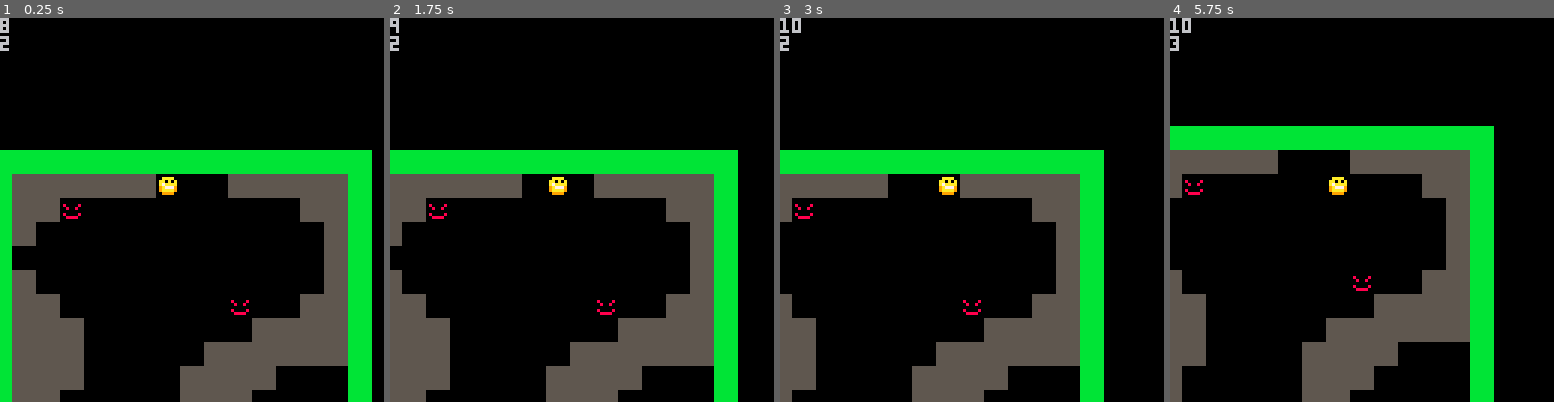
Above: before the commit, frames 1-4 (left to right).
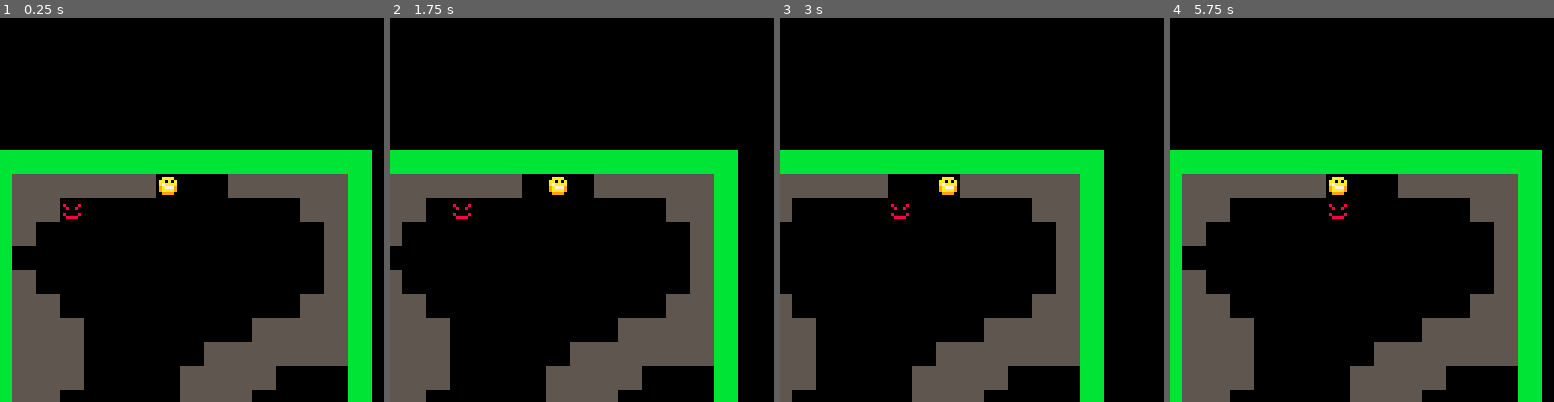
Above: after the commit, the same moments.

Repository: Bcribb/pico-rogue
Game: PICO-8 cartridge src/rogue.p8
Two runs of this game, one before a commit and one after it. Both use one fixed random seed, a clock stepped at 60 frames per second and the inputs below.
Inputs:
- Up to frame 1 (0.25 s): no input
- Up to frame 2 (1.75 s): hold Right from 1.6 s (still down)
- Up to frame 3 (3 s): release Right at 2.1 s; hold Up 2.15-2.42 s; hold Right from 2.47 s (still down)
- Up to frame 4 (5.75 s): release Right at 3.03 s; hold Left 3.08-3.58 s; hold Down 3.63-3.97 s; hold Right 4.02-4.68 s; hold Up 4.73-5.03 s; hold Left 5.08-5.68 s; hold Down from 5.73 s (still down)

The runs differ from the first frame. In frame 1, 0.2% of the frame differs, in the area x 0-65%, y 0-78%; in frame 2, 0.3%; in frame 3, 0.4%; in frame 4, 42%, in the area x 0-97%, y 0-100%.

Commit message:
Added enemy pathfinding

Diff:
--- a/src/rogue.p8
+++ b/src/rogue.p8
@@ -4,7 +4,7 @@
 -- constants
 
 -- tools
-debug = true
+debug = false
 disable_render = false
 
 -- map
@@ -32,6 +32,9 @@
 plyr_tile_off_x = 8
 plyr_tile_off_y = 8
 
+-- npc
+leash = 5
+
 -- art
 plyr_spr = 4
 enmy_spr = 20
@@ -46,7 +49,11 @@
 objs = {}
 
 -- units
+npcs = {}
 plyr = {}
+
+-- flow
+plyr_turn = true
 -->8
 -- helpers
 
@@ -69,6 +76,42 @@
  return copy
 end
 
+function find(t, v)
+	for key, val in pairs(t) do
+		if val == v then
+			return key
+		end
+	end
+end
+
+-- vector2
+v2 = {}
+v2.__index = v2
+v2.__eq = function(a, b)
+	return a.x == b.x and	a.y == b.y
+end
+v2.__tostring = function(t)
+	return t.x .. ", " .. t.y
+end
+
+function v2.new(x, y)
+	local inst = {
+		x = x,
+		y = y
+	}
+	setmetatable(inst, v2)
+
+	return inst
+end
+
+function v2:get_neighbours()
+	return {
+		v2.new(self.x - 1, self.y),
+		v2.new(self.x + 1, self.y),
+		v2.new(self.x, self.y - 1),
+		v2.new(self.x, self.y + 1),
+	}
+end
 
 -->8
 -- map
@@ -220,7 +263,7 @@
 function render_map()
 	local x, y = get_map_origin()
 
-	map(cel_x, cel_y, x, y)
+	map(0, 0, x, y)
 end
 -->8
 -- pathfinding
@@ -240,6 +283,55 @@
 	return world[x][y] == 0
 end
 
+function get_path(parents, from)
+	local path = {}
+	local cur = from
+
+	while cur do
+		add(path, cur, 1)
+
+		cur = parents[cur]
+	end
+
+	return path
+end
+
+function bfs(fx, fy, tx, ty)
+	local from = v2.new(fx, fy)
+	local to = v2.new(tx, ty)
+
+	local open = {from}
+	local closed = {}
+	local parents = {}
+
+	local c = 0
+
+	while #open > 0 do
+		local cur = open[#open]
+		deli(open, #open)
+		add(closed, cur)
+
+		local neighbours = cur:get_neighbours()
+		for _, n in pairs(neighbours) do
+			if	not is_pathable(n.x, n.y) then
+				-- contine
+			else
+				if not find(closed, n) then
+					parents[n] = cur
+
+					if n == to then
+						return get_path(parents, n)
+					end
+
+					add(open, n, 1)
+				end
+			end
+		end
+	end
+
+	return {}
+end
+
 
 -->8
 -- objects
@@ -267,6 +359,7 @@
 
 function destroy_obj(obj)
 	del(objs, obj)
+	del(npcs, obj)
 end
 -->8
 -- units
@@ -289,11 +382,44 @@
 
 -- npcs
 
-function spwn_enmy()
+function spwn_npc()
 	local x, y = rnd_floor()
 
-	local enmy = new_unit(x, y)
-	enmy.spr = enmy_spr
+	local npc = new_unit(x, y)
+	npc.spr = enmy_spr
+
+	npcs[#npcs + 1] = npc
+end
+
+function in_range(npc)
+	local plyr_dist = (
+		(plyr.x - npc.x)
+		+ (plyr.y - npc.y)
+	)
+
+	return plyr_dist < leash
+end
+
+function npcs_act()
+	for _, npc in pairs(npcs) do
+		if in_range(npc) then
+			local path = bfs(
+				npc.x,
+				npc.y,
+				plyr.x,
+				plyr.y
+			)
+			if #path > 0 then
+				trgt = path[2]
+
+				move_toward_com(
+					npc,
+					trgt.x,
+					trgt.y
+				)
+			end
+		end
+	end
 end
 
 -- player
@@ -314,7 +440,7 @@
 	local trgt_obj = get_obj(x, y)
 
 	if trgt_obj then
-		bump_com(obj, trgt_obj)
+		--bump_com(obj, trgt_obj)
 
 		return
 	end
@@ -327,10 +453,29 @@
 	obj.y = y
 end
 
+function move_toward_com(obj, x, y)
+	move_com(
+		obj,
+		x - obj.x,
+		y - obj.y
+	)
+end
+
 function bump_com(obj, trgt)
 	destroy_obj(trgt)
 end
 -->8
+-- flow
+
+function end_turn()
+	plyr_turn = false
+
+	npcs_act()
+
+	plyr_turn = true
+end
+
+-->8
 -- main
 
 function _init()
@@ -338,47 +483,52 @@
 
 	init_plyr()
 
-	spwn_enmy()
-	spwn_enmy()
-	spwn_enmy()
+	spwn_npc()
 end
 
 function _update()
-	if (btnp(⬅️)) then
-		move_com(plyr, -1, 0)
-	elseif (btnp(➡️)) then
-		move_com(plyr, 1, 0)
-	elseif (btnp(⬆️)) then
-		move_com(plyr, 0, -1)
-	elseif (btnp(⬇️)) then
-		move_com(plyr, 0, 1)
+	if plyr_turn then
+		if (btnp(⬅️)) then
+			move_com(plyr, -1, 0)
+			end_turn()
+		elseif (btnp(➡️)) then
+			move_com(plyr, 1, 0)
+			end_turn()
+		elseif (btnp(⬆️)) then
+			move_com(plyr, 0, -1)
+			end_turn()
+		elseif (btnp(⬇️)) then
+			move_com(plyr, 0, 1)
+			end_turn()
+		end
 	end
 end
 
 function _draw()
-	if disable_render then
-		return
-	end
-
-	cls()
-
-	render_map()
-	render_objs()
+	if not disable_render then
+		cls()
+
+		render_map()
+		render_objs()
+	end
 
 	if debug then
 		print(plyr.x)
 		print(plyr.y)
+
+		print(npcs[1].x)
+		print(npcs[1].y)
 	end
 end
 __gfx__
-00000000dddddddddddddddddddddddd000000005555555500000000000000000000000000000000000000000000000000000000000000000000000000000000
-00000000dddddddddddddddddddddddd00aaaa005555555500000000000000000000000000000000000000000000000000000000000000000000000000000000
-00700700dddddddddddddddddddddddd0aa0a0a05555555500000000000000000000000000000000000000000000000000000000000000000000000000000000
-00077000ddddddd7777777777ddddddd0a7aaaa05555555500000000000000000000000000000000000000000000000000000000000000000000000000000000
-00077000ddddddd7555555557ddddddd09a777905555555500000000000000000000000000000000000000000000000000000000000000000000000000000000
-00700700ddddddd7555555557ddddddd09aaaa905555555500000000000000000000000000000000000000000000000000000000000000000000000000000000
-00000000ddddddd7555555557ddddddd009999005555555500000000000000000000000000000000000000000000000000000000000000000000000000000000
-00000000ddddddd7555555557ddddddd000000005555555500000000000000000000000000000000000000000000000000000000000000000000000000000000
+00000000dddddddddddddddddddddddd000000005555555588888888000000000000000000000000000000000000000000000000000000000000000000000000
+00000000dddddddddddddddddddddddd00aaaa005555555588888888000000000000000000000000000000000000000000000000000000000000000000000000
+00700700dddddddddddddddddddddddd0aa0a0a05555555588888888000000000000000000000000000000000000000000000000000000000000000000000000
+00077000ddddddd7777777777ddddddd0a7aaaa05555555588888888000000000000000000000000000000000000000000000000000000000000000000000000
+00077000ddddddd7555555557ddddddd09a777905555555588888888000000000000000000000000000000000000000000000000000000000000000000000000
+00700700ddddddd7555555557ddddddd09aaaa905555555588888888000000000000000000000000000000000000000000000000000000000000000000000000
+00000000ddddddd7555555557ddddddd009999005555555588888888000000000000000000000000000000000000000000000000000000000000000000000000
+00000000ddddddd7555555557ddddddd000000005555555588888888000000000000000000000000000000000000000000000000000000000000000000000000
 00000000ddddddd7000000007ddddddd00000000bbbbbbbb00000000000000000000000000000000000000000000000000000000000000000000000000000000
 00000000ddddddd7444444407ddddddd00000000bbbbbbbb00000000000000000000000000000000000000000000000000000000000000000000000000000000
 00000000ddddddd7444444407ddddddd08000080bbbbbbbb00000000000000000000000000000000000000000000000000000000000000000000000000000000
